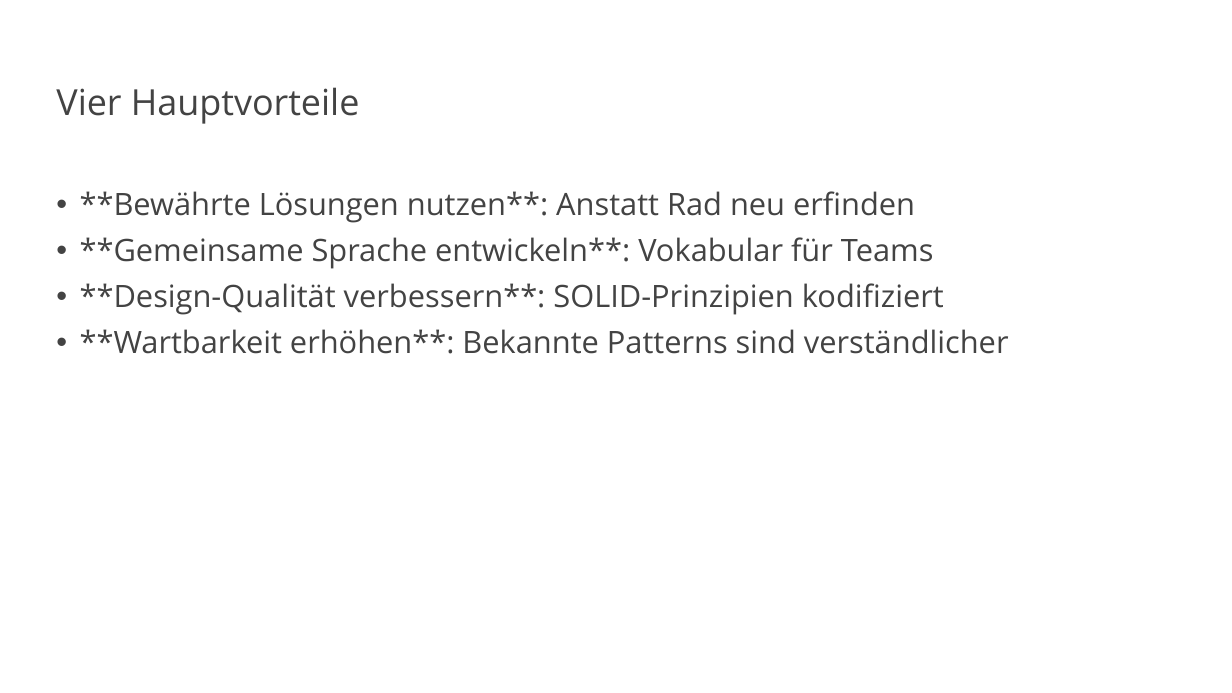
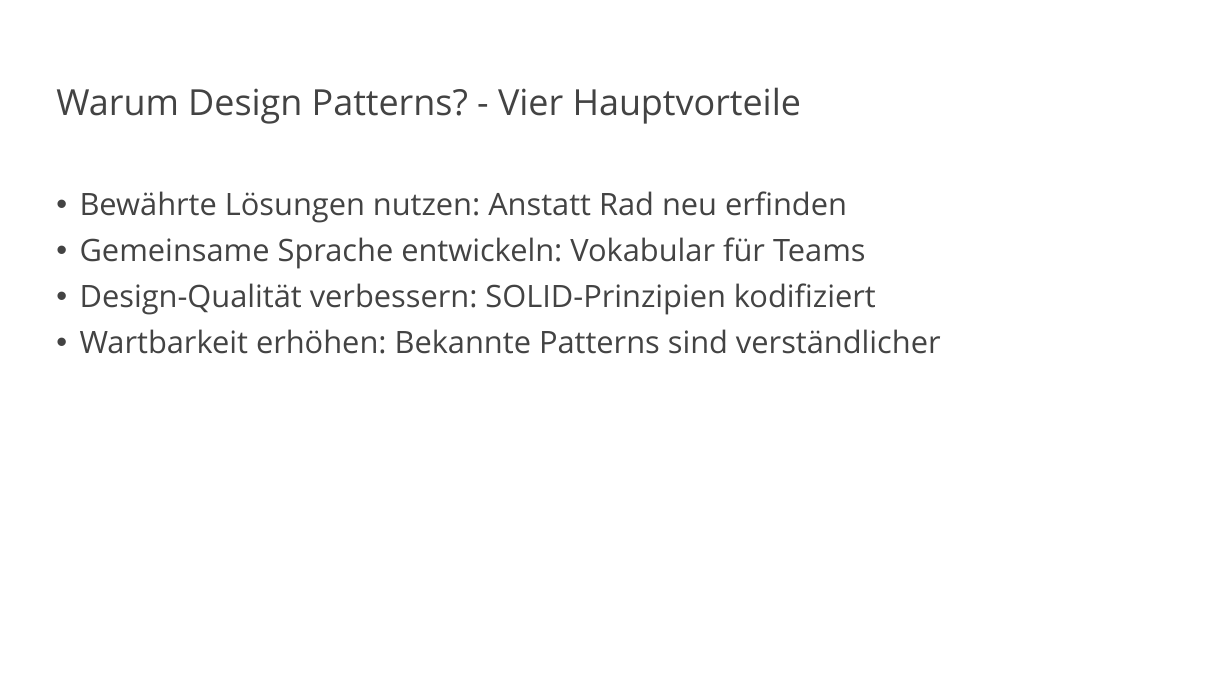
Before and after one commit to vanillacore-net/september-2025-telekom-training, a slide deck: slide 27 of presentations/powerpoint/intro-presentation.pptx (slide 46 before the commit). Drawn at 1232x693 pixels with LibreOffice and Linux fonts; fonts in the diff are those of the drawing; background and template pictures are left out. Boxes give left, top, right and bottom in pixels: in the first picture for what was removed or moved away, otherwise in the second. Text is boxed around its words. In the diff, an @@ line names an element or a change of style, - is before the commit and + after.

```diff
--- a/presentations/powerpoint/intro-presentation.pptx
+++ b/presentations/powerpoint/intro-presentation.pptx
@@ title at (56, 87, 801, 124): text changed @@
-Vier Hauptvorteile
+Warum Design Patterns? - Vier Hauptvorteile
@@ text at (80, 191, 941, 354): text changed @@
-• **Bewährte Lösungen nutzen**: Anstatt Rad neu erfinden
-• **Gemeinsame Sprache entwickeln**: Vokabular für Teams
-• **Design-Qualität verbessern**: SOLID-Prinzipien kodifiziert
-• **Wartbarkeit erhöhen**: Bekannte Patterns sind verständlicher
+• Bewährte Lösungen nutzen: Anstatt Rad neu erfinden
+• Gemeinsame Sprache entwickeln: Vokabular für Teams
+• Design-Qualität verbessern: SOLID-Prinzipien kodifiziert
+• Wartbarkeit erhöhen: Bekannte Patterns sind verständlicher
```
Also in this commit, not shown: 21 other slides changed, 11 slides added, 43 slides removed, 2 other files.
